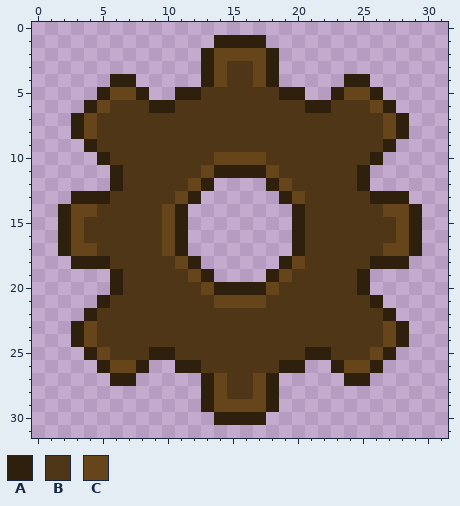
Pixel-art file: Assets/Sprites/Gear.aseprite. Above: the version before the commit.
32x32 pixels, 1 frame.
Palette (. is transparent): A #2e200d  B #4f3616  C #67451b
Pixels before, first column x 2:
 1 ............AAAA............
 2 ...........ACCCCA...........
 3 ...........ACBBCA...........
 4 ....AA.....ACBBCA.....AA....
 5 ...ACCA..AABBBBBBAA..ACCA...
 6 ..ACBBBAABBBBBBBBBBAABBBCA..
 7 .ACBBBBBBBBBBBBBBBBBBBBBBCA.
 8 .ACBBBBBBBBBBBBBBBBBBBBBBCA.
 9 ..ABBBBBBBBBBBBBBBBBBBBBBA..
10 ...ABBBBBBBBCCCCBBBBBBBBA...
11 ....ABBBBBBCAAAACBBBBBBA....
12 ....ABBBBBCA....ACBBBBBA....
13 .AAABBBBBCA......ACBBBBBAAA.
14 ACCBBBBBCA........ABBBBBBCCA
15 ACBBBBBBCA........ABBBBBBBCA
16 ACBBBBBBCA........ABBBBBBBCA
17 ACCBBBBBCA........ABBBBBBCCA
18 .AAABBBBBCA......ACBBBBBAAA.
19 ....ABBBBBCA....ACBBBBBA....
20 ....ABBBBBBCAAAACBBBBBBA....
21 ...ABBBBBBBBCCCCBBBBBBBBA...
22 ..ABBBBBBBBBBBBBBBBBBBBBBA..
23 .ACBBBBBBBBBBBBBBBBBBBBBBCA.
24 .ACBBBBBBBBBBBBBBBBBBBBBBCA.
25 ..ACBBBAABBBBBBBBBBAABBBCA..
26 ...ACCA..AABBBBBBAA..ACCA...
27 ....AA.....ACBBCA.....AA....
28 ...........ACBBCA...........
29 ...........ACCCCA...........
30 ............AAAA............
Once edited:
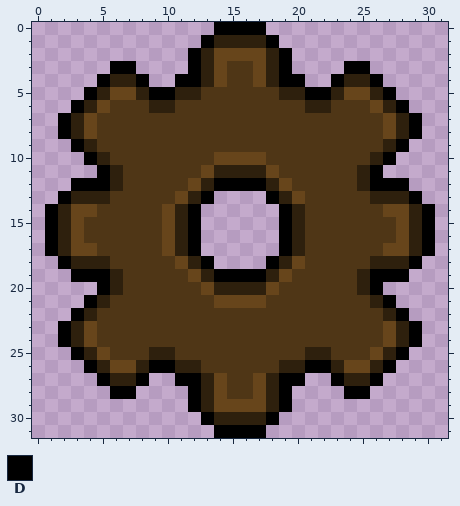
Colours new in this view: D #000000
Changes in this commit:
layer "Layer 2" added
Changed rows in their new state; - is an unchanged pixel.
Layer "Layer 2":
first column x 1:
 0 -------------DDDD-------------
 1 ------------D----D------------
 2 -----------D------D-----------
 3 -----DD----D------D----DD-----
 4 ----D--D--DD------DD--D--D----
 5 ---D----DD----------DD----D---
 6 --D------------------------D--
 7 -D--------------------------D-
 8 -D--------------------------D-
 9 --D------------------------D--
10 ---D----------------------D---
11 ----D--------------------D----
12 --DDD--------DDDD--------DDD--
13 -D----------D----D----------D-
14 D----------D------D----------D
15 D----------D------D----------D
16 D----------D------D----------D
17 D----------D------D----------D
18 -D----------D----D----------D-
19 --DDD--------DDDD--------DDD--
20 ----D--------------------D----
21 ---D----------------------D---
22 --D------------------------D--
23 -D--------------------------D-
24 -D--------------------------D-
25 --D------------------------D--
26 ---D----DD----------DD----D---
27 ----D--D--DD------DD--D--D----
28 -----DD----D------D----DD-----
29 -----------D------D-----------
30 ------------D----D------------
31 -------------DDDD-------------
Pixel boxes of the changes (left, top, right, bottom) in both pictures:
added: (45, 22, 435, 438)
